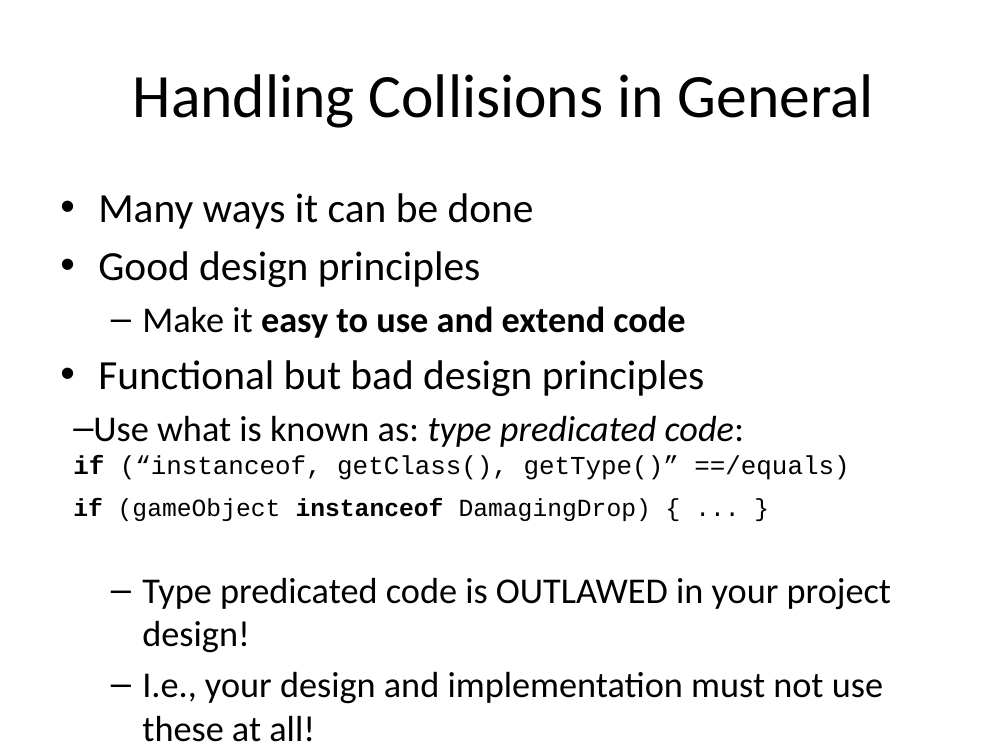
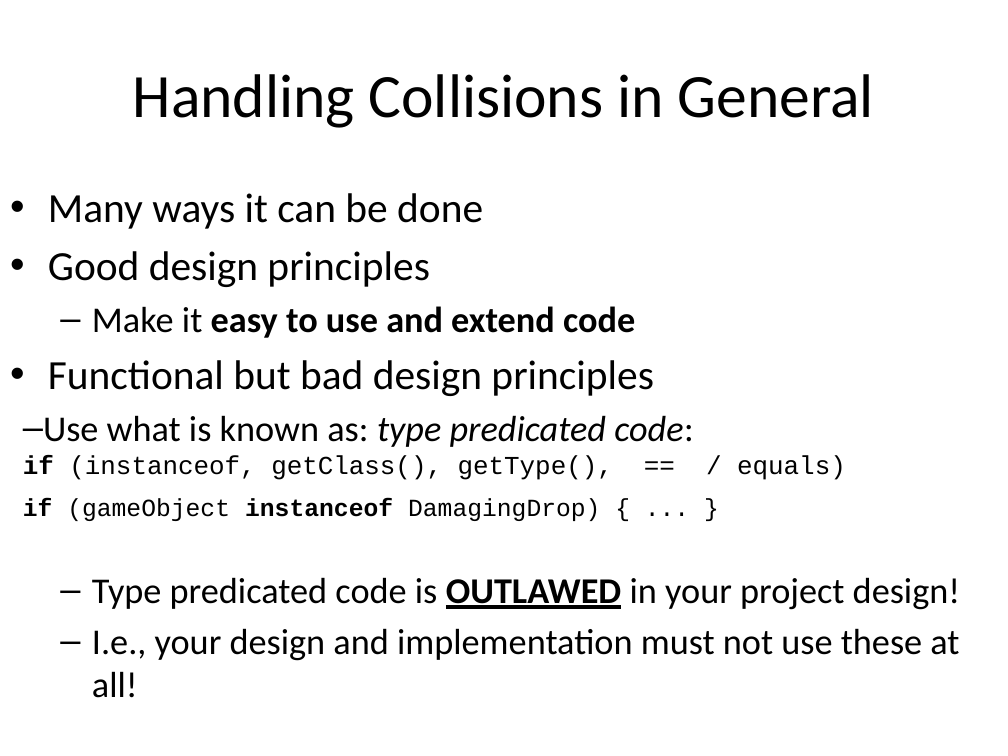
Before and after one commit to RHIT-CSSE/csse220, a slide deck: slide 3 of ClassMaterials/ProjectWorkday1/Slides/DesignInheritance.pptx (slide 4 before the commit). Drawn at 1008x756 pixels with LibreOffice and Linux fonts; fonts in the diff are those of the drawing. Boxes give left, top, right and bottom in pixels: in the first picture for what was removed or moved away, otherwise in the second. Text is boxed around its words. In the diff, an @@ line names an element or a change of style, - is before the commit and + after.

Commit message:
updated slides

```diff
--- a/ClassMaterials/ProjectWorkday1/Slides/DesignInheritance.pptx
+++ b/ClassMaterials/ProjectWorkday1/Slides/DesignInheritance.pptx
@@ text "Many ways it can be ...": place and size @@
-text "Many ways it can be ..." at (73,193,891,742)
+text "Many ways it can be ..." at (23,193,960,661)
@@ text at (23,415,846,521): text changed @@
-  – Use what is known as: type predicated code:
-    if (“instanceof, getClass(), getType()” ==/equals)
-    if (gameObject instanceof DamagingDrop) { ... }
+  – Use what is known as: type predicated code:
+    if (instanceof, getClass(), getType(), == / equals)
+    if (gameObject instanceof DamagingDrop) { ... }
@@ text at (92,577,960,610): bold on, underline on in "OUTLAWED" @@
```
Also in this commit, not shown: 5 other slides changed, 4 slides added, 1 slide removed.
